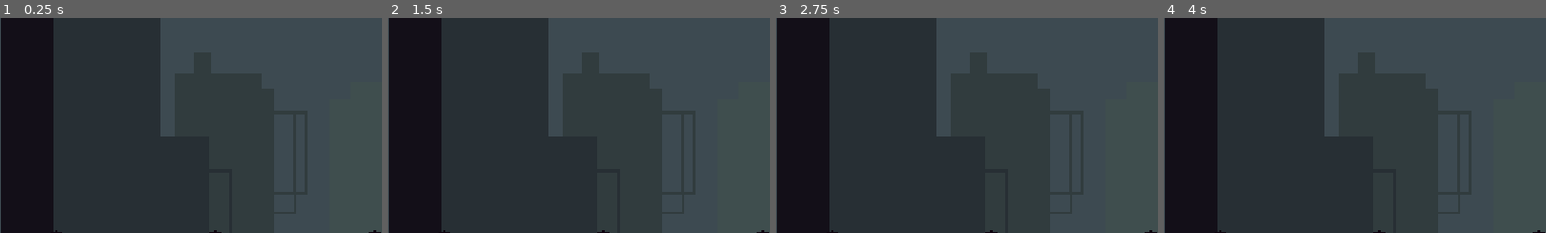
Above: before the commit, frames 1-4 (left to right).
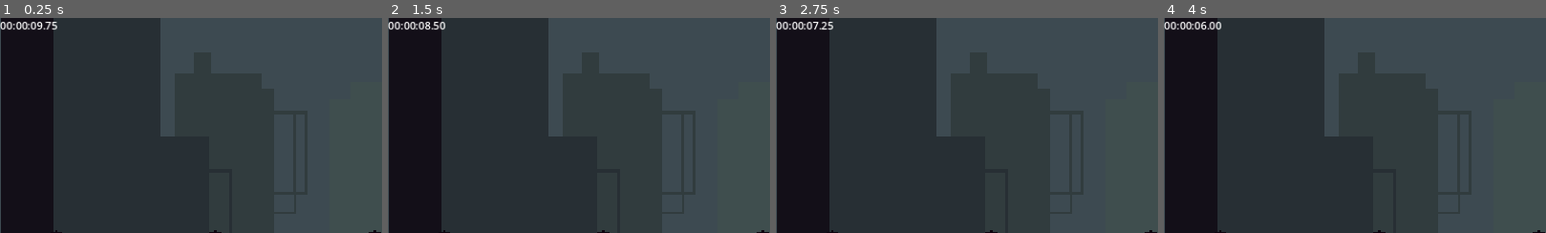
Above: after the commit, the same moments.

Repository: emanuelhix/drone-game
Game: Godot game, scene res://assets/world/world.tscn
The game is run twice, just before and just after one commit, with the same random seed, the same clock (stepped at 60 frames per second) and the same inputs.
Inputs:
- Up to frame 1 (0.25 s): no input
- Up to frame 2 (1.5 s): no input
- Up to frame 3 (2.75 s): no input
- Up to frame 4 (4 s): no input
The pictures show only the part of the screen within x 0-50%, y 0-50%; the shares and areas given below are measured in that part.

The runs differ from the first frame. In frame 1, 0.4% of the frame differs, in the area x 0-15%, y 1-6%; in frame 2, 0.4%; in frame 3, 0.4%; in frame 4, 0.4%.

Commit message:
added art assets

Diff:
--- /dev/null
+++ b/assets/drone/drone.tscn
@@ -0,0 +1,10 @@
+[gd_scene load_steps=2 format=3 uid="uid://dcmnbrk8gsqgk"]
+
+[ext_resource type="Texture2D" uid="uid://2wrlve77m88u" path="res://assets/drone/drone_white.png" id="1_0fkl1"]
+
+[node name="Drone" type="Node2D"]
+
+[node name="Sprite" type="Sprite2D" parent="."]
+texture_filter = 1
+scale = Vector2(1.5, 1.5)
+texture = ExtResource("1_0fkl1")
--- a/assets/scenes/drone.tscn
+++ /dev/null
@@ -1,3 +0,0 @@
-[gd_scene format=3 uid="uid://dcmnbrk8gsqgk"]
-
-[node name="Drone" type="Node2D"]
--- a/assets/world/background.tscn
+++ b/assets/world/background.tscn
@@ -55,7 +55,7 @@
 
 [node name="Train" type="Sprite2D" parent="CanvasLayer"]
 texture_filter = 1
-position = Vector2(1240, 422)
+position = Vector2(1214.86, 422)
 texture = ExtResource("3_8fio2")
 
 [node name="AnimationPlayer" type="AnimationPlayer" parent="CanvasLayer/Train"]
--- a/assets/world/world.tscn
+++ b/assets/world/world.tscn
@@ -14,7 +14,12 @@
 
 [node name="Background" parent="." instance=ExtResource("3_oswmj")]
 
-[node name="GameUI" type="Control" parent="."]
+[node name="Train" parent="Background/CanvasLayer" index="1"]
+position = Vector2(1240, 422)
+
+[node name="UILayer" type="CanvasLayer" parent="."]
+
+[node name="GameUI" type="Control" parent="UILayer"]
 layout_mode = 3
 anchors_preset = 0
 offset_right = 40.0
@@ -22,10 +27,12 @@
 size_flags_vertical = 4
 metadata/_edit_use_anchors_ = true
 
-[node name="TimerLabel" type="Label" parent="GameUI" node_paths=PackedStringArray("game_timer")]
+[node name="TimerLabel" type="Label" parent="UILayer/GameUI" node_paths=PackedStringArray("game_timer")]
 layout_mode = 0
 offset_right = 40.0
 offset_bottom = 23.0
 script = ExtResource("2_7hwlm")
-game_timer = NodePath("../../GameTimer")
+game_timer = NodePath("../../../GameTimer")
 metadata/_edit_use_anchors_ = true
+
+[editable path="Background"]
Binary file added: assets/drone/drone_white.png
Not shown, added: assets/drone/drone_white.png.import
